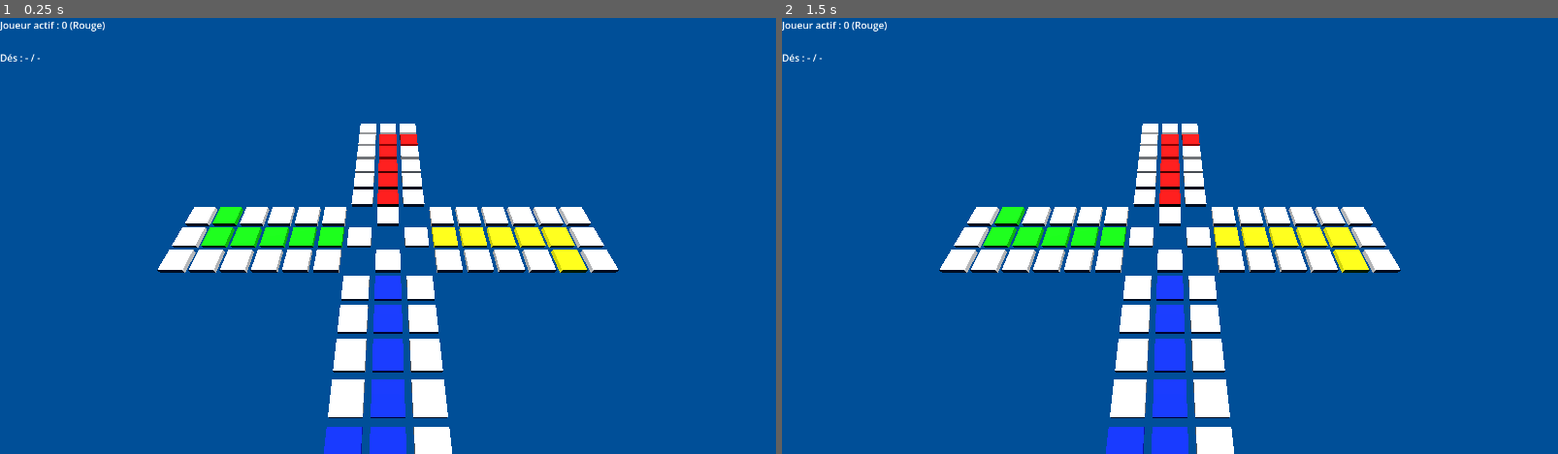
Above: before the commit, frames 1-2 (left to right).
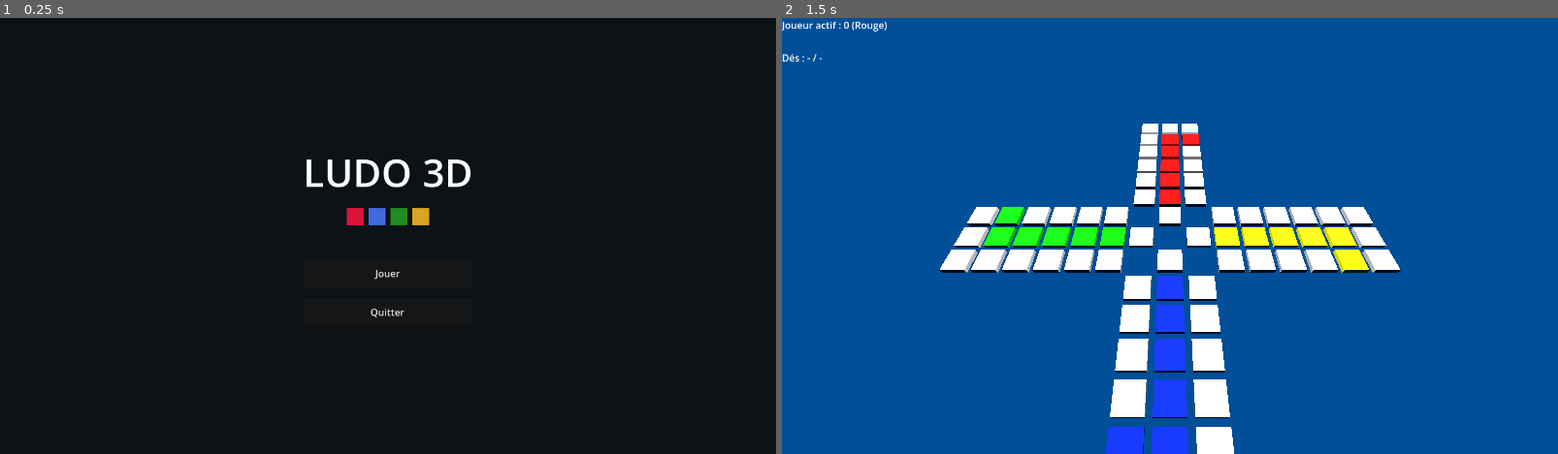
Above: after the commit, the same moments.

Repository: Davelerino/ludo-game
Game: Godot game, scene res://scenes/ui/main_menu.tscn
Two runs of this game, one before a commit and one after it. Both use one fixed random seed, a clock stepped at 60 frames per second and the inputs below. Before the commit the project starts from res://scenes/main.tscn.
Inputs (mouse positions are in pixels of both pictures, inside the frame that each line leads up to):
- Up to frame 1 (0.25 s): no input
- Up to frame 2 (1.5 s): click (1170, 275) at 0.5 s, where only the run after the commit has a clickable "Jouer"; tap Enter at 1.25 s; move the mouse to (1340, 214) at 1.27 s; press the mouse at (1340, 214) at 1.28 s

The runs differ from the first frame. In frame 1, 99% of the frame differs, in the area x 0-100%, y 0-100%; in frame 2, nothing differs.

Commit message:
Ajoute un écran-titre (menu principal) avant le lancement de la partie
Le projet bootait directement dans scenes/main.tscn. Ajout d'un menu
simple (Jouer / Quitter) construit en code comme le reste de ui/, et
branché comme run/main_scene.

Diff:
--- a/project.godot
+++ b/project.godot
@@ -12,7 +12,7 @@
 
 config/name="Godo Ludo 3D"
 config/description="Plateau de Ludo 3D (GridMap) avec RuleEngine réutilisé, machine à tours §9 et bus de signaux §11.2."
-run/main_scene="res://scenes/main.tscn"
+run/main_scene="res://scenes/ui/main_menu.tscn"
 config/features=PackedStringArray("4.6", "Forward Plus")
 config/icon="res://icon.svg"
 
--- /dev/null
+++ b/scenes/ui/main_menu.tscn
@@ -0,0 +1,12 @@
+[gd_scene load_steps=2 format=3 uid="uid://mainmenuludo3d"]
+
+[ext_resource type="Script" path="res://ui/menu/main_menu.gd" id="1_menu"]
+
+[node name="MainMenu" type="Control"]
+layout_mode = 3
+anchors_preset = 15
+anchor_right = 1.0
+anchor_bottom = 1.0
+grow_horizontal = 2
+grow_vertical = 2
+script = ExtResource("1_menu")
--- /dev/null
+++ b/ui/menu/main_menu.gd
@@ -0,0 +1,77 @@
+class_name MainMenu
+extends Control
+## ============================================================================
+## MainMenu — Écran-titre, point d'entrée du jeu (avant scenes/main.tscn).
+##
+## Deux actions : lancer une partie (change de scène vers le plateau) ou
+## quitter. Construit entièrement en code, comme le reste de ui/ (HUD,
+## DiceView, FeedbackLayer), pour rester cohérent avec le style existant.
+## ============================================================================
+
+const GAME_SCENE := "res://scenes/main.tscn"
+const PLAYER_COLORS: Array[Color] = [Color.CRIMSON, Color.ROYAL_BLUE, Color.FOREST_GREEN, Color.GOLDENROD]
+
+var _play_button: Button
+var _quit_button: Button
+
+
+func _ready() -> void:
+	set_anchors_and_offsets_preset(Control.PRESET_FULL_RECT)
+	_build()
+
+
+func _build() -> void:
+	var bg := ColorRect.new()
+	bg.color = Color(0.05, 0.07, 0.09)
+	bg.set_anchors_and_offsets_preset(Control.PRESET_FULL_RECT)
+	bg.mouse_filter = Control.MOUSE_FILTER_IGNORE
+	add_child(bg)
+
+	var center := CenterContainer.new()
+	center.set_anchors_and_offsets_preset(Control.PRESET_FULL_RECT)
+	add_child(center)
+
+	var vbox := VBoxContainer.new()
+	vbox.alignment = BoxContainer.ALIGNMENT_CENTER
+	vbox.add_theme_constant_override("separation", 16)
+	center.add_child(vbox)
+
+	var title := Label.new()
+	title.text = "LUDO 3D"
+	title.horizontal_alignment = HORIZONTAL_ALIGNMENT_CENTER
+	title.add_theme_font_size_override("font_size", 64)
+	vbox.add_child(title)
+
+	var swatches := HBoxContainer.new()
+	swatches.alignment = BoxContainer.ALIGNMENT_CENTER
+	swatches.add_theme_constant_override("separation", 8)
+	vbox.add_child(swatches)
+	for color in PLAYER_COLORS:
+		var chip := ColorRect.new()
+		chip.color = color
+		chip.custom_minimum_size = Vector2(28, 28)
+		swatches.add_child(chip)
+
+	var spacer := Control.new()
+	spacer.custom_minimum_size = Vector2(0, 24)
+	vbox.add_child(spacer)
+
+	_play_button = Button.new()
+	_play_button.text = "Jouer"
+	_play_button.custom_minimum_size = Vector2(220, 48)
+	_play_button.pressed.connect(_on_play_pressed)
+	vbox.add_child(_play_button)
+
+	_quit_button = Button.new()
+	_quit_button.text = "Quitter"
+	_quit_button.custom_minimum_size = Vector2(220, 48)
+	_quit_button.pressed.connect(_on_quit_pressed)
+	vbox.add_child(_quit_button)
+
+
+func _on_play_pressed() -> void:
+	get_tree().change_scene_to_file(GAME_SCENE)
+
+
+func _on_quit_pressed() -> void:
+	get_tree().quit()
